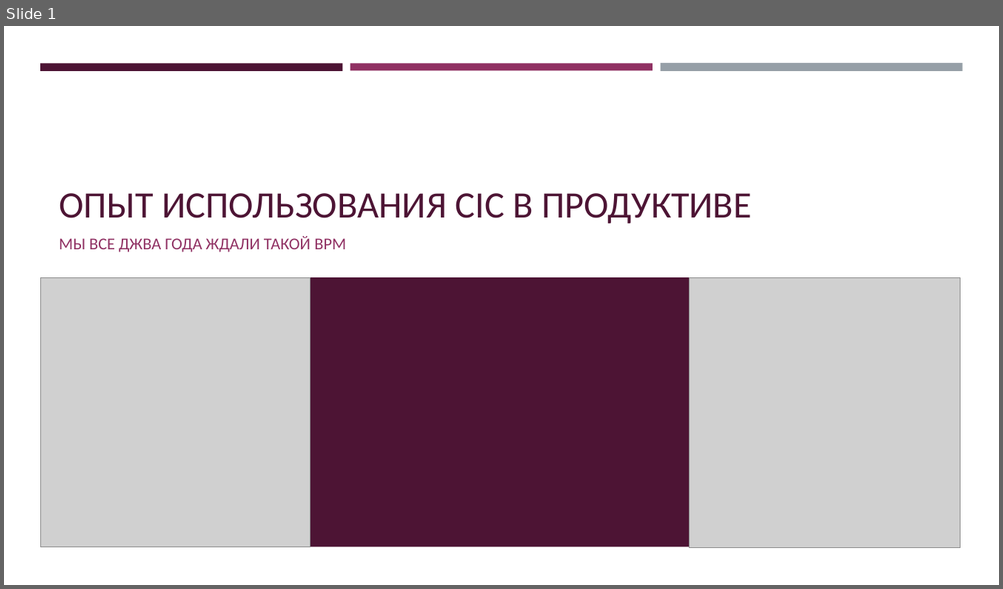
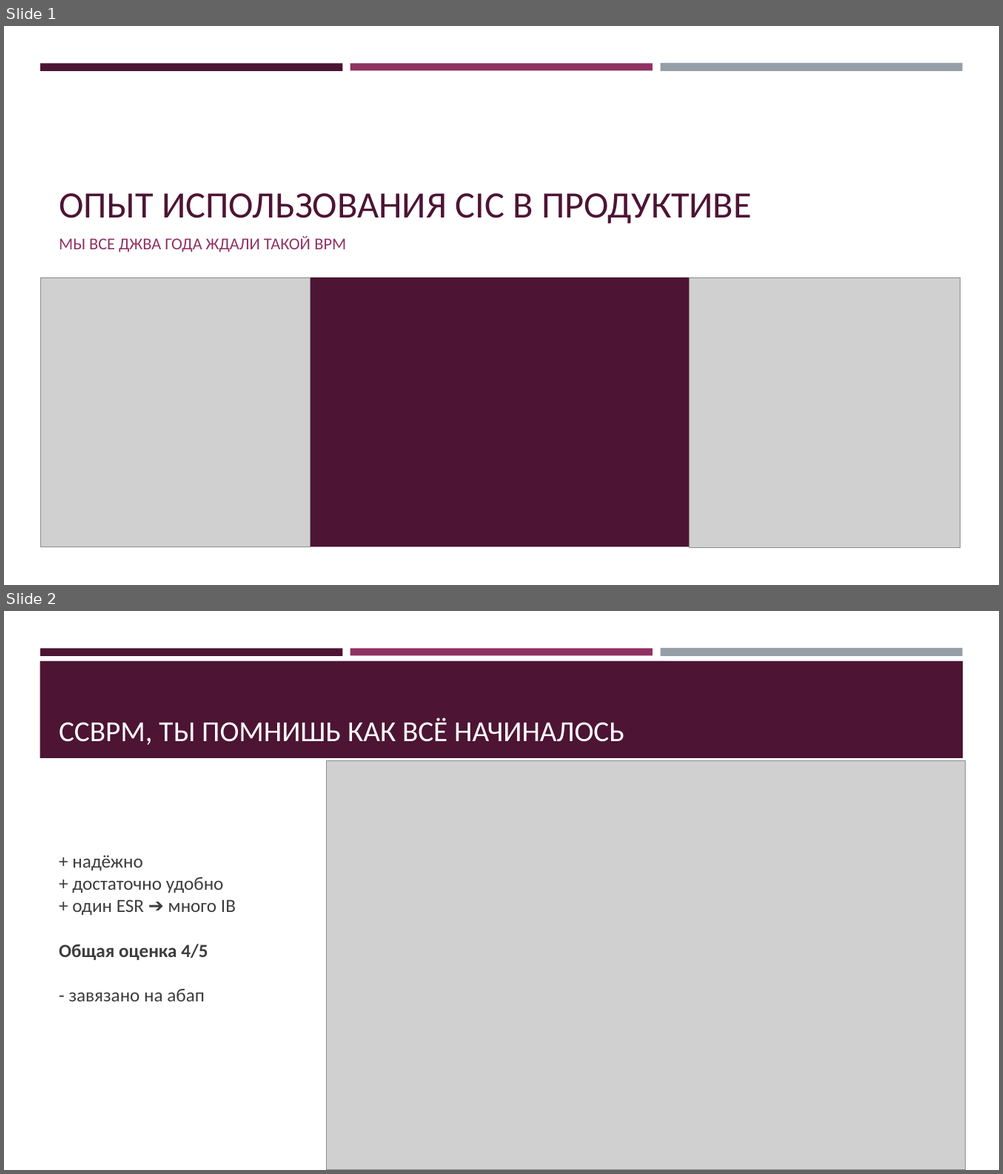
Before and after one commit to rsugio/PIMON, a slide deck: PIMON-2023/PIMON-2023_CIC.pptx. Shown one above the other, each under a label of ours: slide 1 before the commit, slides 1 and 2 after it. The pictures are 1003x589 and 1003x1174 pixels, drawn with LibreOffice and Linux fonts; fonts in the diff are those of the drawing; grey boxes stand for pictures. Boxes give left, top, right and bottom in pixels: in the first picture for what was removed or moved away, otherwise in the second. Text is boxed around its words. In the diff, an @@ line names an element or a change of style, - is before the commit and + after.

```diff
--- a/PIMON-2023/PIMON-2023_CIC.pptx
+++ b/PIMON-2023/PIMON-2023_CIC.pptx
@@ slide 2 added at <box>4,611,999,1170</box>, background #FFFFFF; not listed: 3 template elements that a slide beside it also shows @@
@@ rectangle added at <box>40,661,963,758</box>, fill #4D1434 @@
@@ title added at <box>59,718,624,745</box>, 28 pt, text #FFFFFF @@
+CCBPM, ТЫ ПОМНИШЬ КАК ВСЁ НАЧИНАЛОСЬ
@@ picture added at <box>327,761,965,1170</box> @@
@@ text added at <box>59,855,236,1002</box>, 18 pt, text #3D3D3D @@
++ надёжно
++ достаточно удобно
++ один ESR ➔ много IB
+Общая оценка 4/5
+- завязано на абап
```
Also in this commit, not shown: 2 slides changed, 15 other slides added, 1 slide removed, 8 other files.
